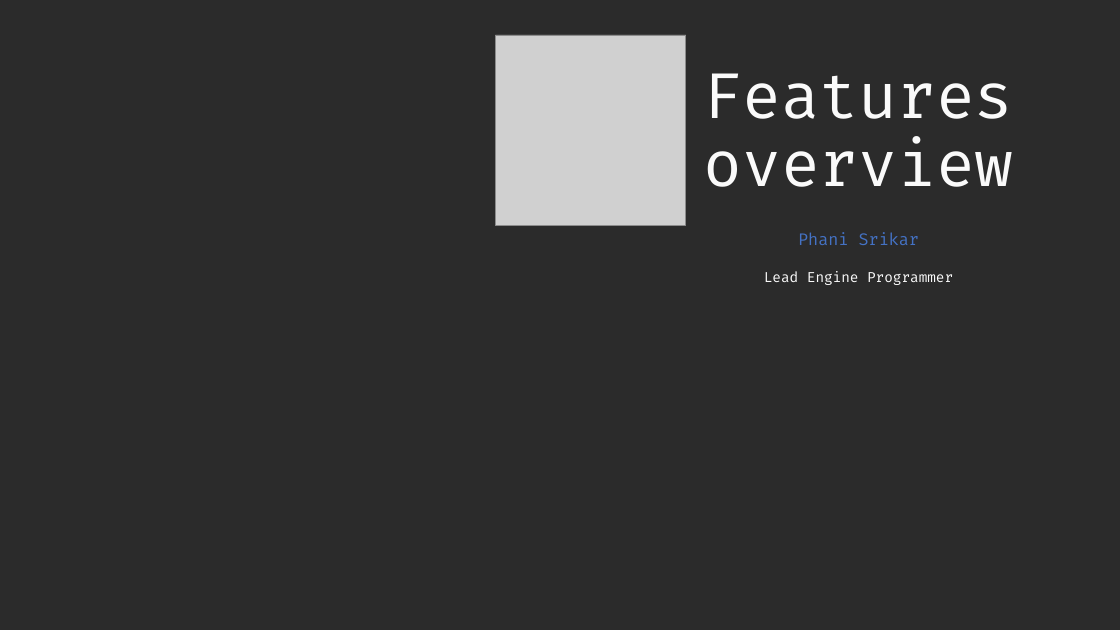
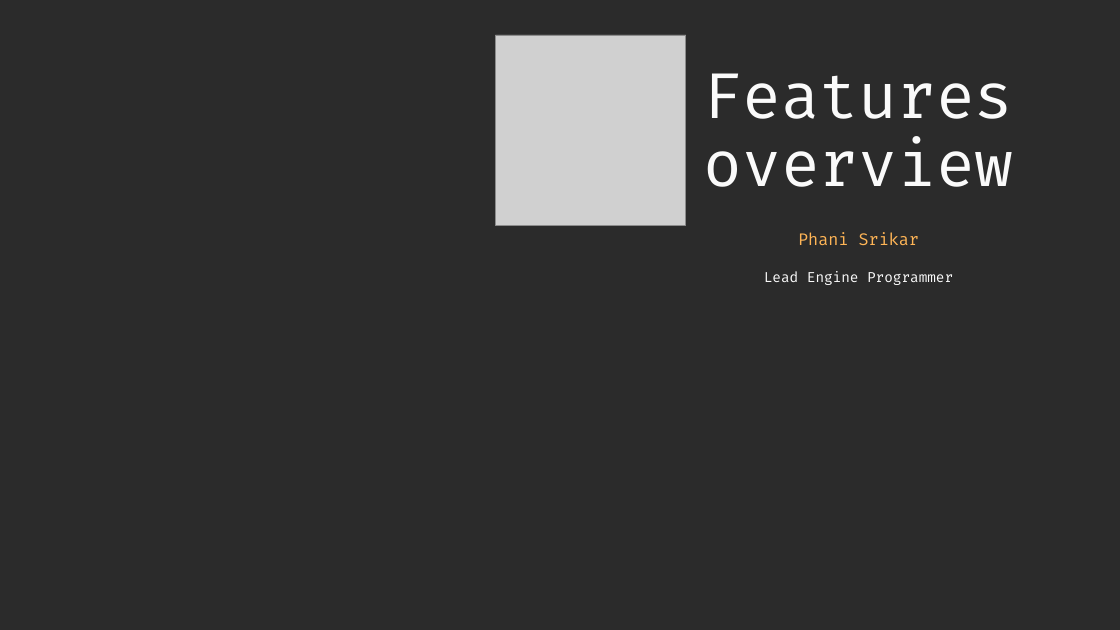
Before and after one commit to Pikachuxxxx/Razix, a slide deck: slide 1 of Docs/Features overview.pptx. Drawn at 1120x630 pixels with LibreOffice and Linux fonts; fonts in the diff are those of the drawing; grey boxes stand for pictures; background and template pictures are left out; a plain dark background stands for a picture behind light text. Boxes give left, top, right and bottom in pixels: in the first picture for what was removed or moved away, otherwise in the second. Text is boxed around its words. In the diff, an @@ line names an element or a change of style, - is before the commit and + after.

```diff
--- a/Docs/Features overview.pptx
+++ b/Docs/Features overview.pptx
@@ text at [798,233,919,245]: text colour #4472C4 to #FFB556 in "Phani Srikar" @@
```
Also in this commit, not shown: 2 other slides changed, 27 other files.
